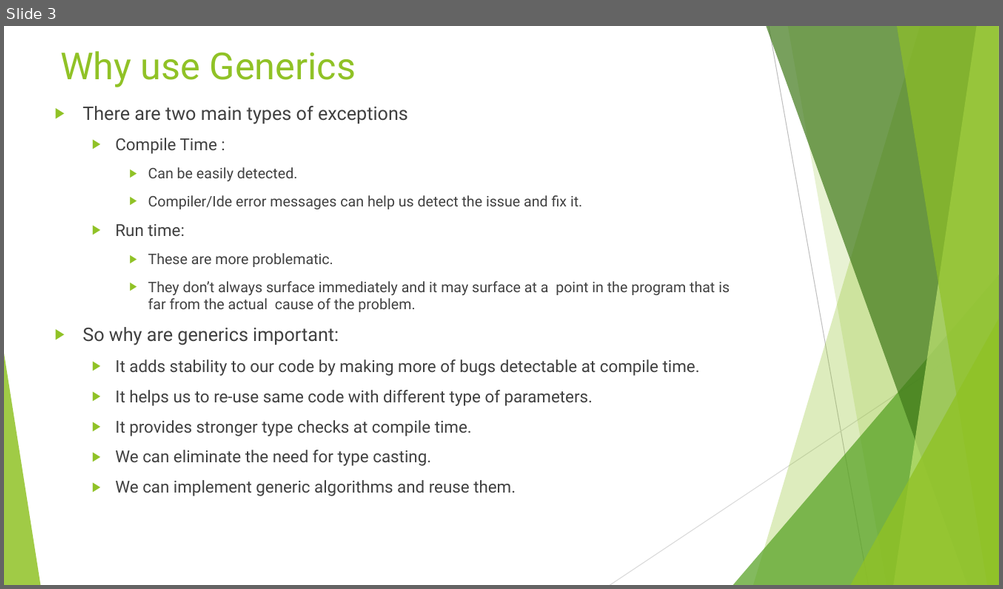
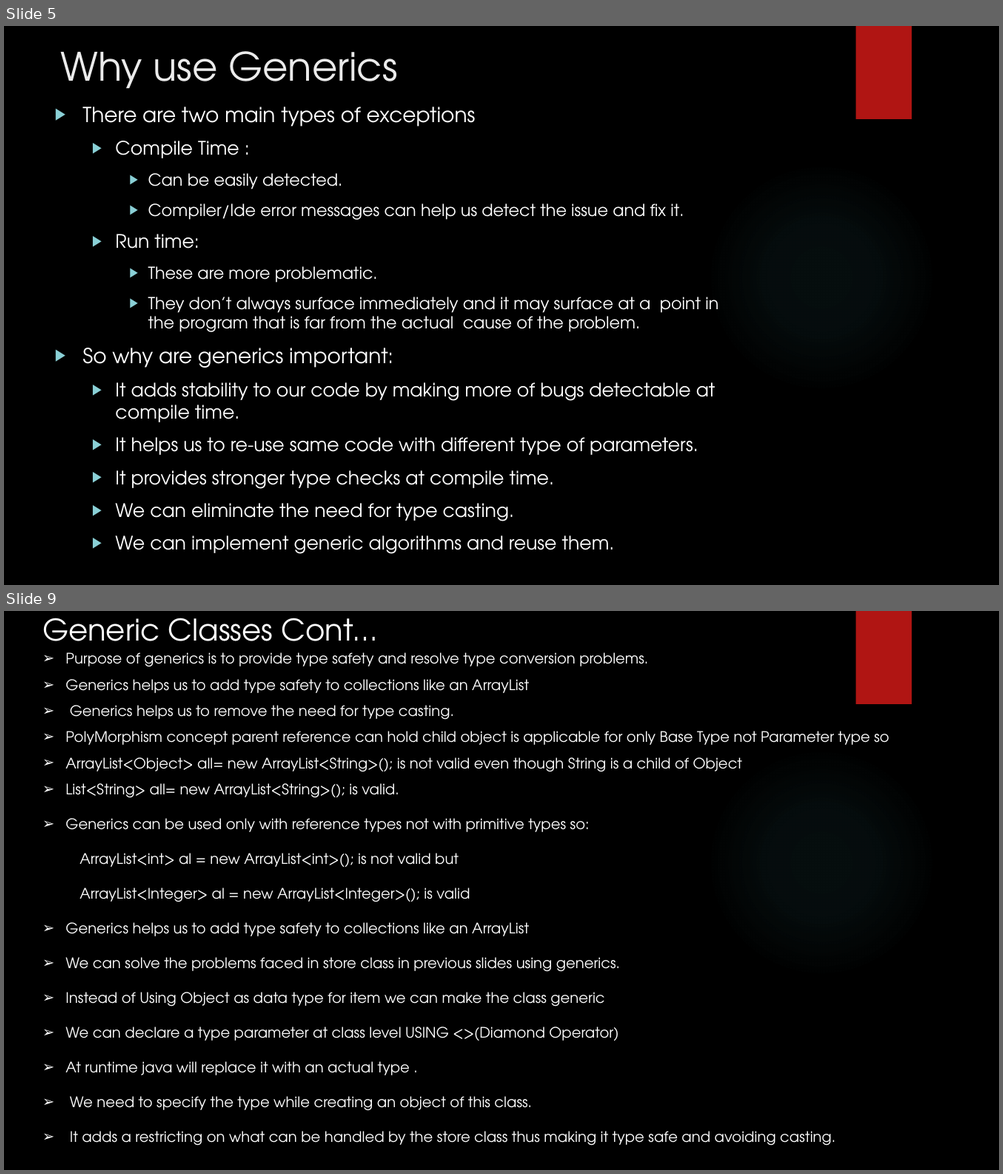
Before and after one commit to rudhrainfogain/JavaGenerics, a slide deck: src/main/resources/JavaGenerics.pptx. Shown one above the other, each under a label of ours: slide 3 before the commit, slides 5 and 9 after it; the slides between them are not shown. The pictures are 1003x589 and 1003x1174 pixels, drawn with LibreOffice and Linux fonts; fonts in the diff are those of the drawing; background and template pictures are left out. Boxes give left, top, right and bottom in pixels: in the first picture for what was removed or moved away, otherwise in the second. Text is boxed around its words. In the diff, an @@ line names an element or a change of style, - is before the commit and + after.

Commit message:
Generics PPT completed

```diff
--- a/src/main/resources/JavaGenerics.pptx
+++ b/src/main/resources/JavaGenerics.pptx
@@ slide 9 added at box(4, 611, 999, 1170), background picture (left out); not listed: 2 template elements that a slide beside it also shows @@
@@ title added at box(42, 618, 377, 655), 28.8 pt, text #FFFFFF @@
+Generic Classes Cont…
@@ text added at box(65, 652, 888, 1146), 14 pt, text #FFFFFF @@
+➢ Purpose of generics is to provide type safety and resolve type conversion problems.
+➢ Generics helps us to add type safety to collections like an ArrayList
+➢ Generics helps us to remove the need for type casting.
+➢ PolyMorphism concept parent reference can hold child object is applicable for only Base Type not Parameter type so
+➢ ArrayList<Object> all= new ArrayList<String>(); is not valid even though String is a child of Object
+➢ List<String> all= new ArrayList<String>(); is valid.
+➢ Generics can be used only with reference types not with primitive types so:
+ArrayList<int> al = new ArrayList<int>(); is not valid but
+ArrayList<Integer> al = new ArrayList<Integer>(); is valid
+➢ Generics helps us to add type safety to collections like an ArrayList
+➢ We can solve the problems faced in store class in previous slides using generics.
+➢ Instead of Using Object as data type for item we can make the class generic
+➢ We can declare a type parameter at class level USING <>(Diamond Operator)
+➢ At runtime java will replace it with an actual type .
+➢ We need to specify the type while creating an object of this class.
+➢ It adds a restricting on what can be handled by the store class thus making it type safe and avoiding casting.
@@ what was slide 3 is now slide 5 @@
@@ slide 5 changed as well @@
@@ background #FFFFFF to picture (left out) @@
@@ title "Why use Generics" at box(60, 51, 397, 88): size 36 to 37.8 pt, font Roboto to TeX Gyre Adventor, text colour #90C226 to #EBEBEB @@
@@ rectangle added at box(855, 26, 911, 119), fill #B01513 @@
@@ text "There are two main types ..." at box(82, 107, 718, 554): size 18 to 20 pt in "There are two main types of exceptions", "So why are generics important:"; font Roboto to TeX Gyre Adventor, text colour #404040 to #FFFFFF; size 16 to 18 pt in "Compile Time :", "Run time:", "It adds stability to our code by ...", "It helps us to re-use same code ..." and 3 more places; size 14 to 16 pt in "Can be easily detected.", "Compiler/Ide error messages can help us detect ...", "These are more problematic.", "They don’t always surface immediately and it ..."; bullet colour #90C226 to #8AD0D6 @@
@@ ellipse added at box(706, 163, 936, 392), fill gradient #50B9C1 @@
@@ group removed at box(4, 26, 999, 585): 5 freeform shapes, 3 triangles, 2 lines @@
```
Also in this commit, not shown: 5 other slides changed, 64 other slides added, 6 other files.
